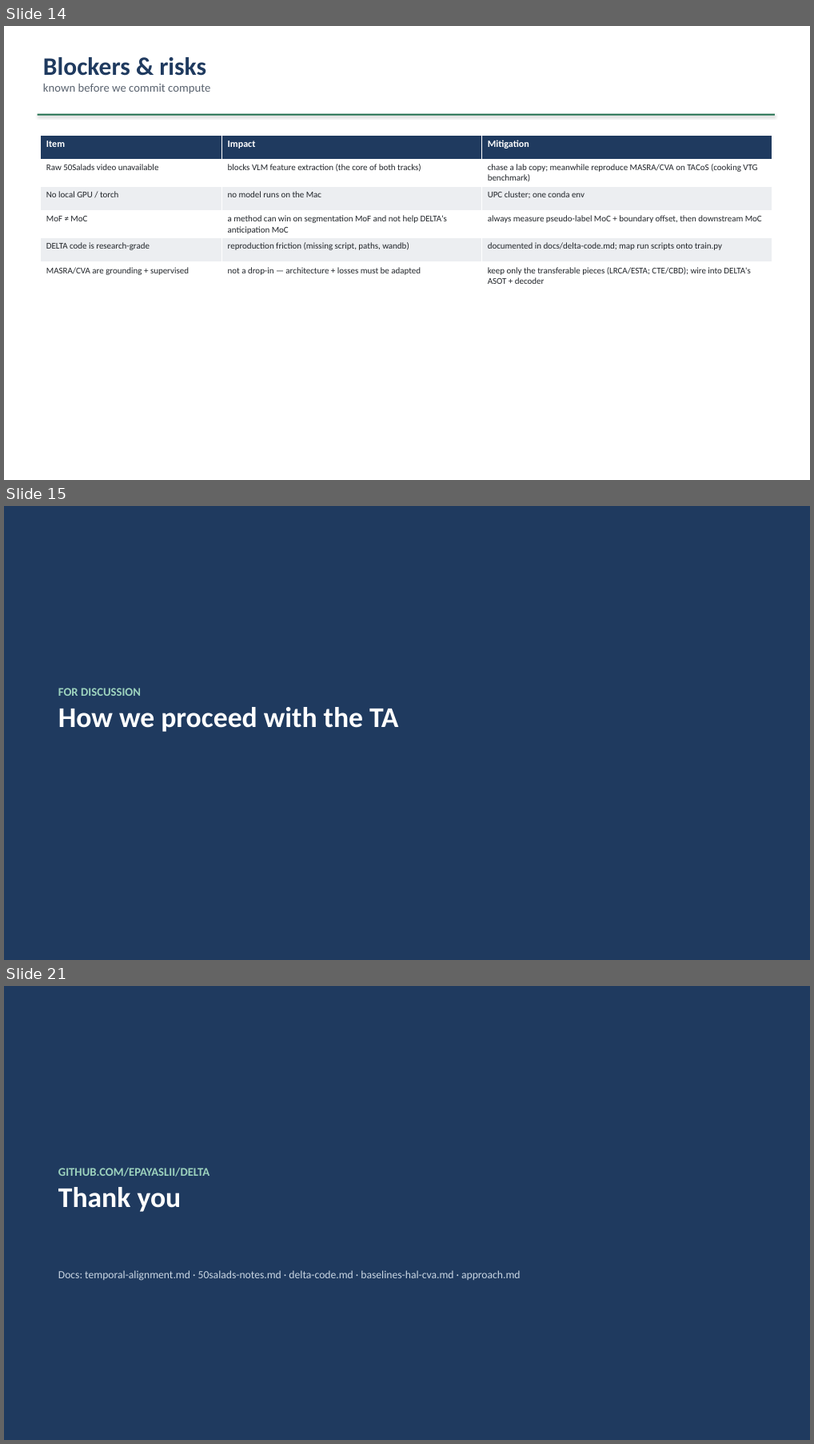
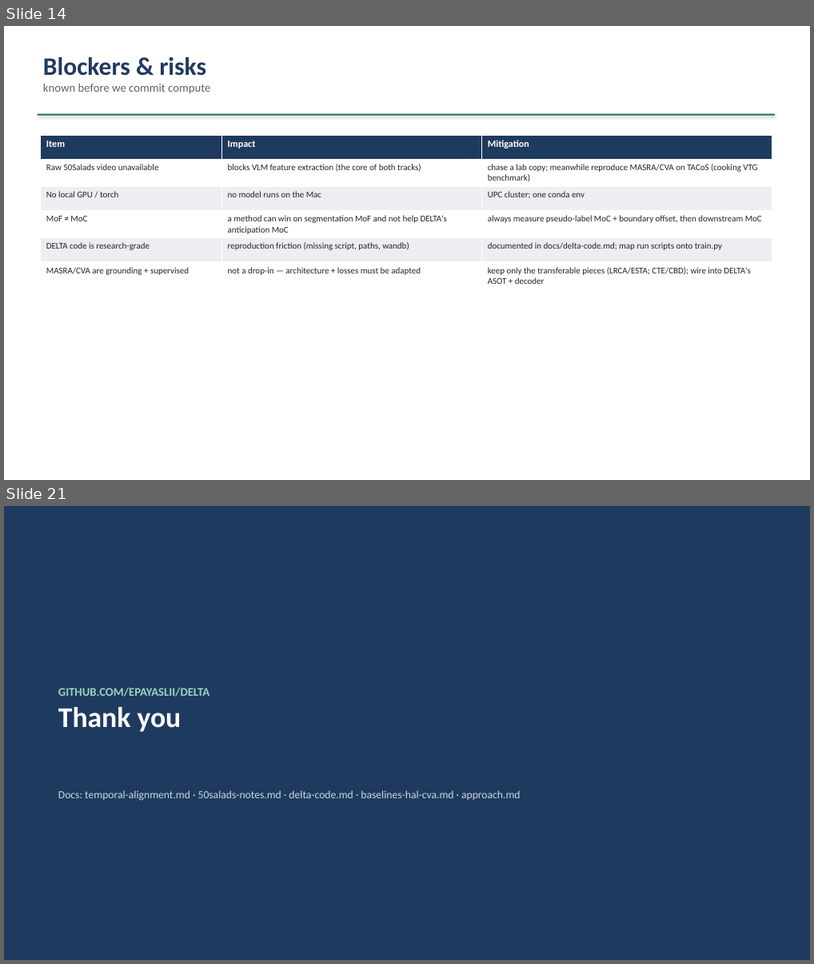
Before and after one commit to epayaslii/DELTA, a slide deck: slides/DELTA_progress.pptx. Shown one above the other, each under a label of ours: slides 14, 15 and 21 before the commit, slides 14 and 21 after it; the slides between them are not shown. The pictures are 814x1444 and 814x964 pixels, drawn with LibreOffice and Linux fonts; fonts in the diff are those of the drawing. Boxes give left, top, right and bottom in pixels: in the first picture for what was removed or moved away, otherwise in the second. Text is boxed around its words. In the diff, an @@ line names an element or a change of style, - is before the commit and + after.

```diff
--- a/slides/DELTA_progress.pptx
+++ b/slides/DELTA_progress.pptx
@@ slide 15 removed at [4, 506, 810, 960], background #1F3A5F @@
@@ text removed at [58, 688, 398, 732] @@
-FOR DISCUSSION
-How we proceed with the TA
```
Also in this commit, not shown: 3 slides changed, 5 slides added, 4 other slides removed, 1 other file.
